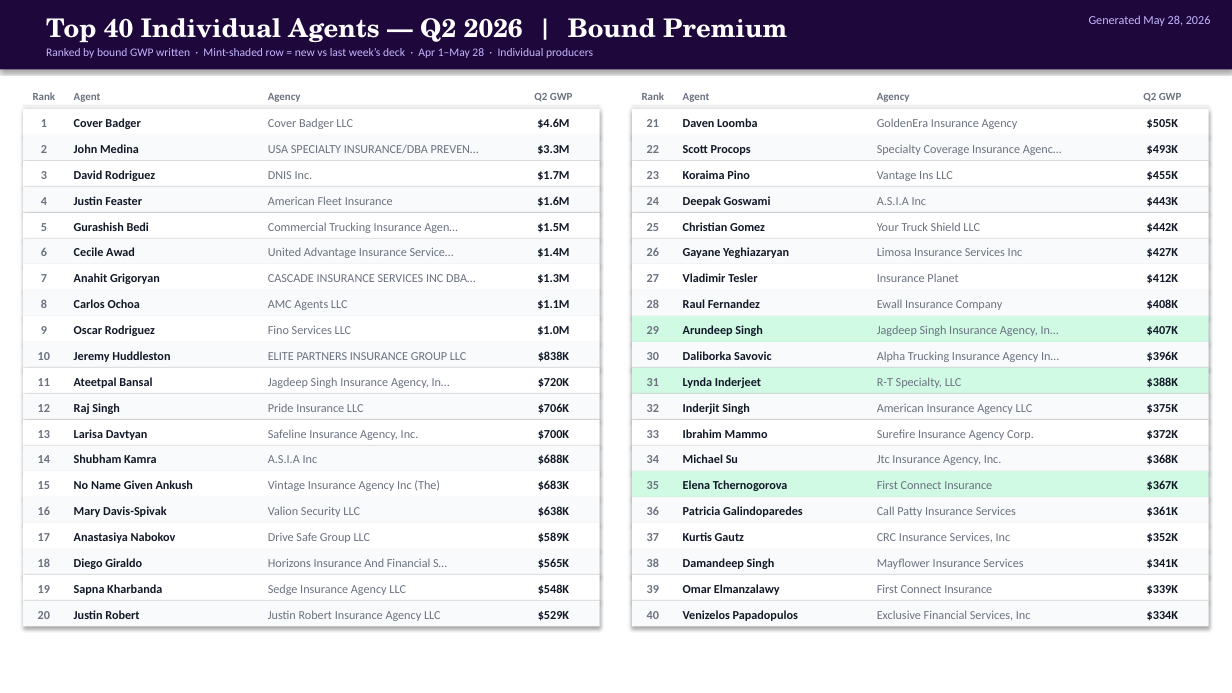
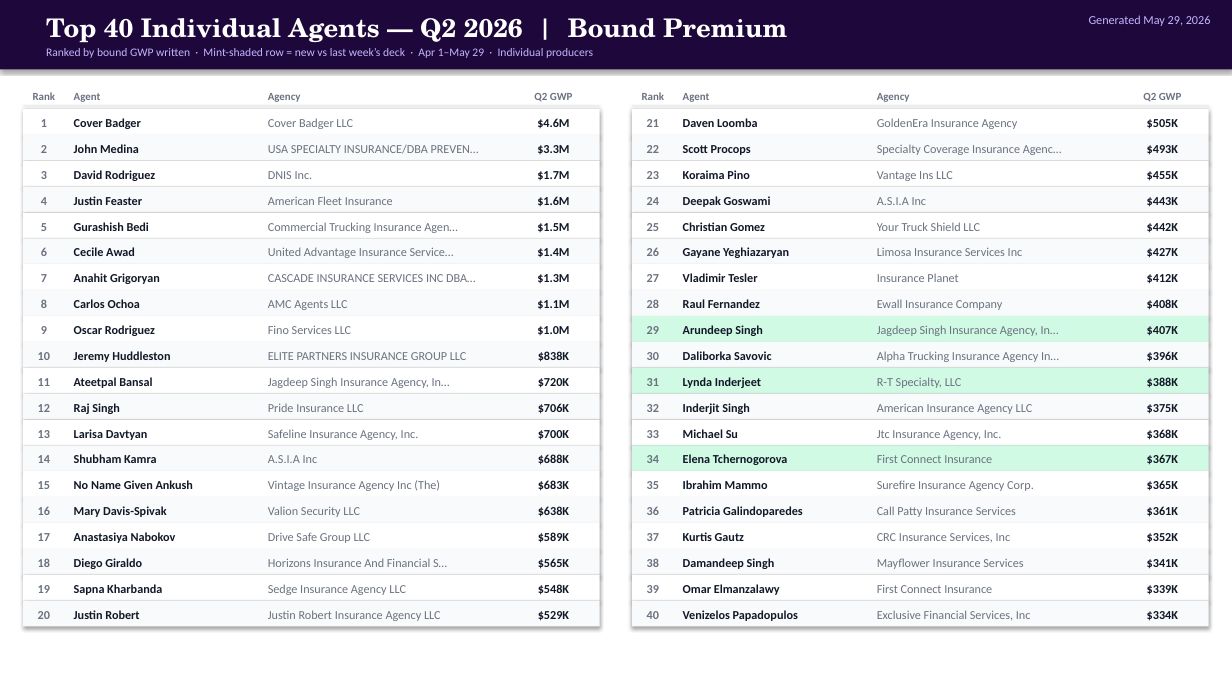
Before and after one commit to georgesoteropoulos-lgtm/cw-sales-playbook, a slide deck: slide 10 of generated/Sales Dashboards/BD Rep Scoreboard.pptx. Drawn at 1232x693 pixels with LibreOffice and Linux fonts; fonts in the diff are those of the drawing. Boxes give left, top, right and bottom in pixels: in the first picture for what was removed or moved away, otherwise in the second. Text is boxed around its words. In the diff, an @@ line names an element or a change of style, - is before the commit and + after.

```diff
--- a/generated/Sales Dashboards/BD Rep Scoreboard.pptx
+++ b/generated/Sales Dashboards/BD Rep Scoreboard.pptx
@@ text at [1089,15,1211,26]: text changed @@
-Generated May 28, 2026
+Generated May 29, 2026
@@ rectangle at [632,445,1209,471]: fill #F9FAFB to #D1FAE5 @@
@@ 5 texts: place and size @@
-5 texts at [683,454,1178,491]
+5 texts at [683,429,1178,465]
@@ text at [877,430,1002,440]: text changed @@
-Surefire Insurance Agency Corp.
+Jtc Insurance Agency, Inc.
@@ text removed at [1147,430,1178,440] @@
-$372K
@@ rectangle at [632,471,1209,497]: fill #D1FAE5 to #FFFFFF @@
@@ text "Ibrahim Mammo": place and size @@
-text "Ibrahim Mammo" at [683,429,768,438]
+text "Ibrahim Mammo" at [683,480,768,489]
@@ text at [877,480,1034,491]: text changed @@
-Jtc Insurance Agency, Inc.
+Surefire Insurance Agency Corp.
@@ text added at [1147,480,1178,491], 9.5 pt, text #111827, bold @@
+$365K
```
Also in this commit, not shown: 10 other slides changed, 13 other files.
